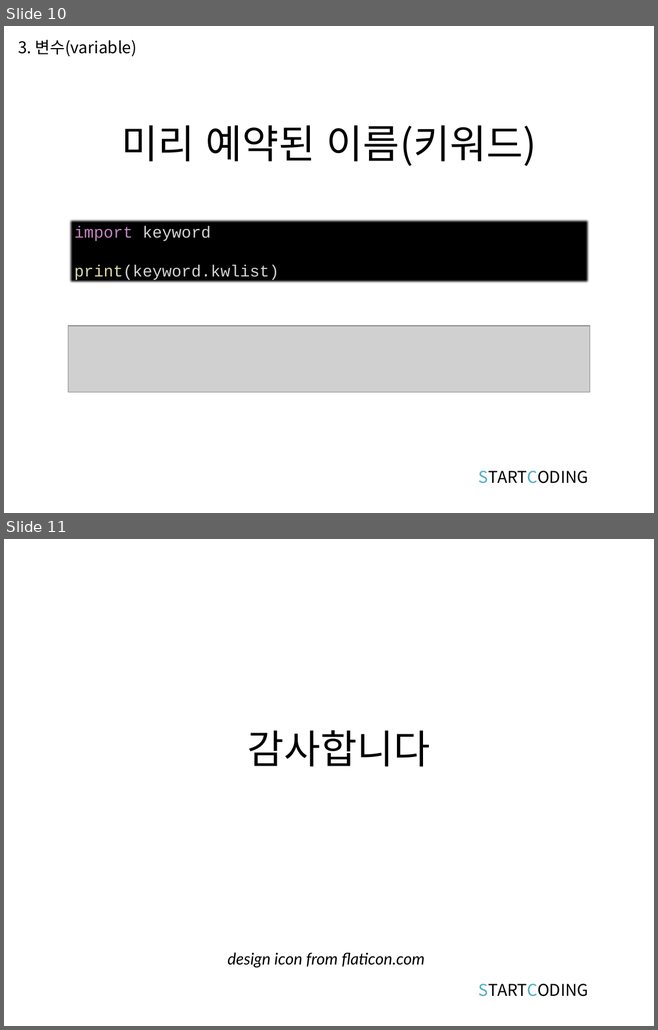
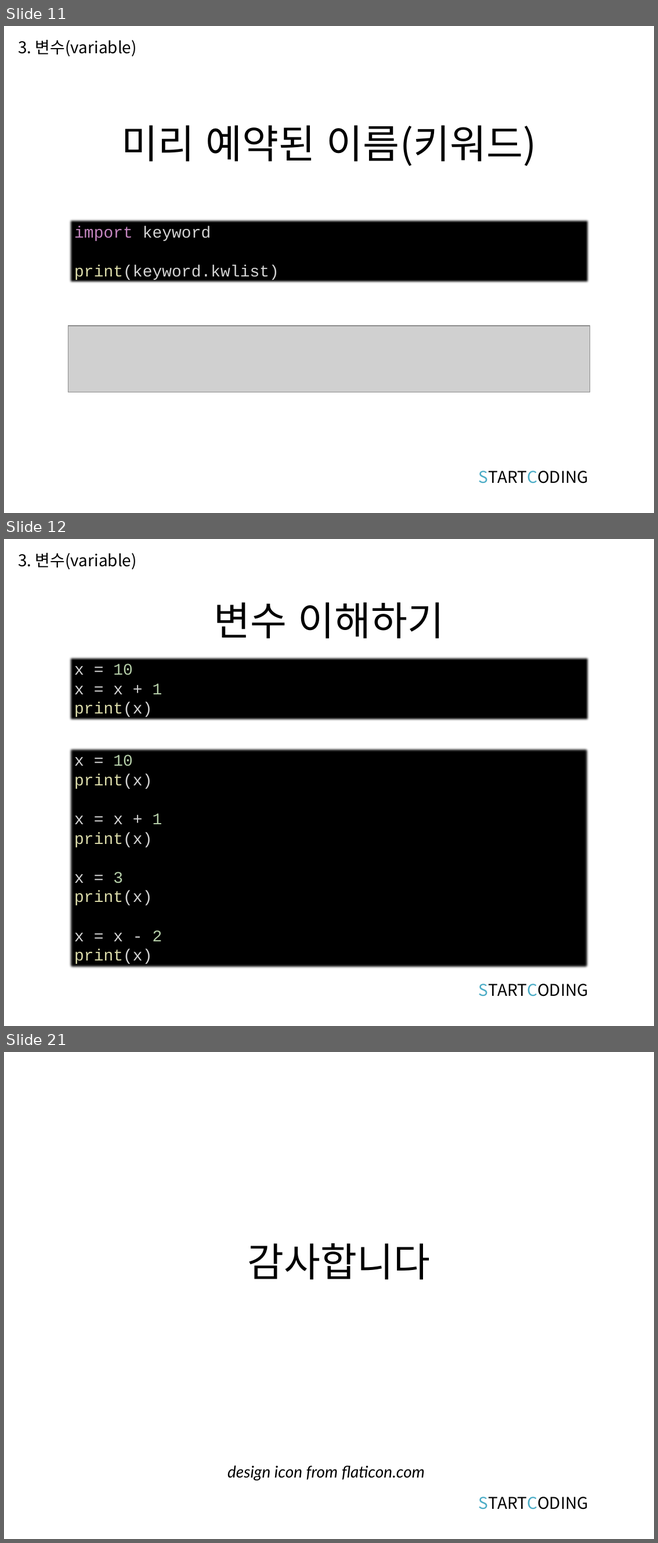
Before and after one commit to kwonkijun/python, a slide deck: 파이썬기초(PPT)/파이썬 기초 2강_자료형과 변수.pptx. Shown one above the other, each under a label of ours: slides 10 and 11 before the commit, slides 11, 12 and 21 after it; the slides between them are not shown. The pictures are 658x1030 and 658x1543 pixels, drawn with LibreOffice and Linux fonts; fonts in the diff are those of the drawing; grey boxes stand for pictures. Boxes give left, top, right and bottom in pixels: in the first picture for what was removed or moved away, otherwise in the second. Text is boxed around its words. In the diff, an @@ line names an element or a change of style, - is before the commit and + after.

```diff
--- a/파이썬기초(PPT)/파이썬 기초 2강_자료형과 변수.pptx
+++ b/파이썬기초(PPT)/파이썬 기초 2강_자료형과 변수.pptx
@@ slide 12 added at box(4, 539, 654, 1026), background #FFFFFF @@
@@ text added at box(18, 553, 137, 570), 18 pt, text #000000 @@
+3. 변수(variable)
@@ title added at box(213, 602, 444, 639), 44 pt, text #000000 @@
+변수 이해하기
@@ rectangle added at box(68, 656, 589, 722), fill #000000, 18 pt, text #D4D4D4 @@
+x = 10
+x = x + 1
+print(x)
@@ rectangle added at box(68, 747, 589, 970), fill #000000, 18 pt, text #D4D4D4 @@
+x = 10
+print(x)
+x = x + 1
+print(x)
+x = 3
+print(x)
+x = x - 2
+print(x)
@@ text added at box(478, 984, 588, 997), 18 pt, text #000000 @@
+STARTCODING
@@ what was slide 10 is now slide 11 @@
@@ what was slide 11 is now slide 21 @@
```
Also in this commit, not shown: 1 slide changed, 9 other slides added, 1 other file.
